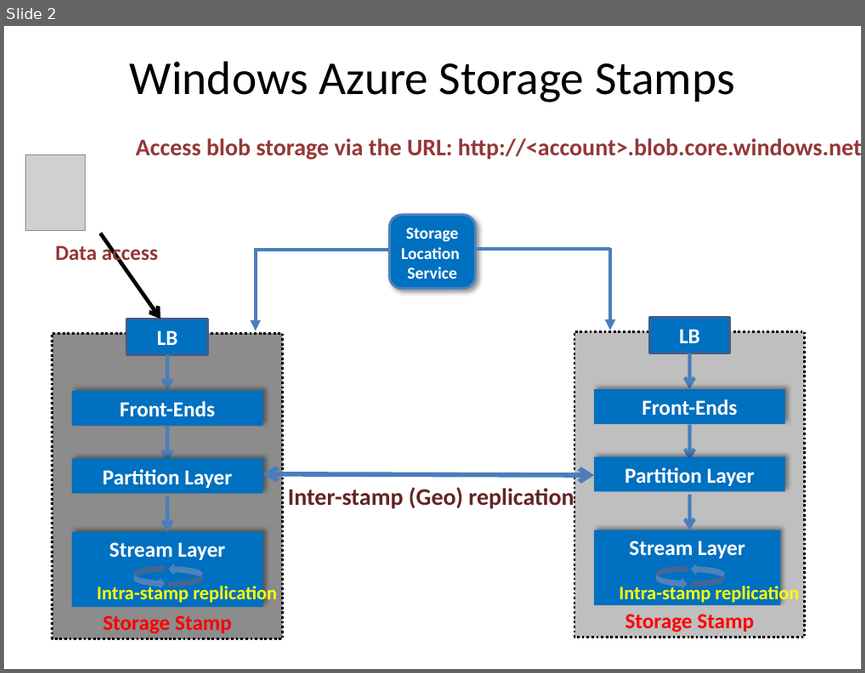
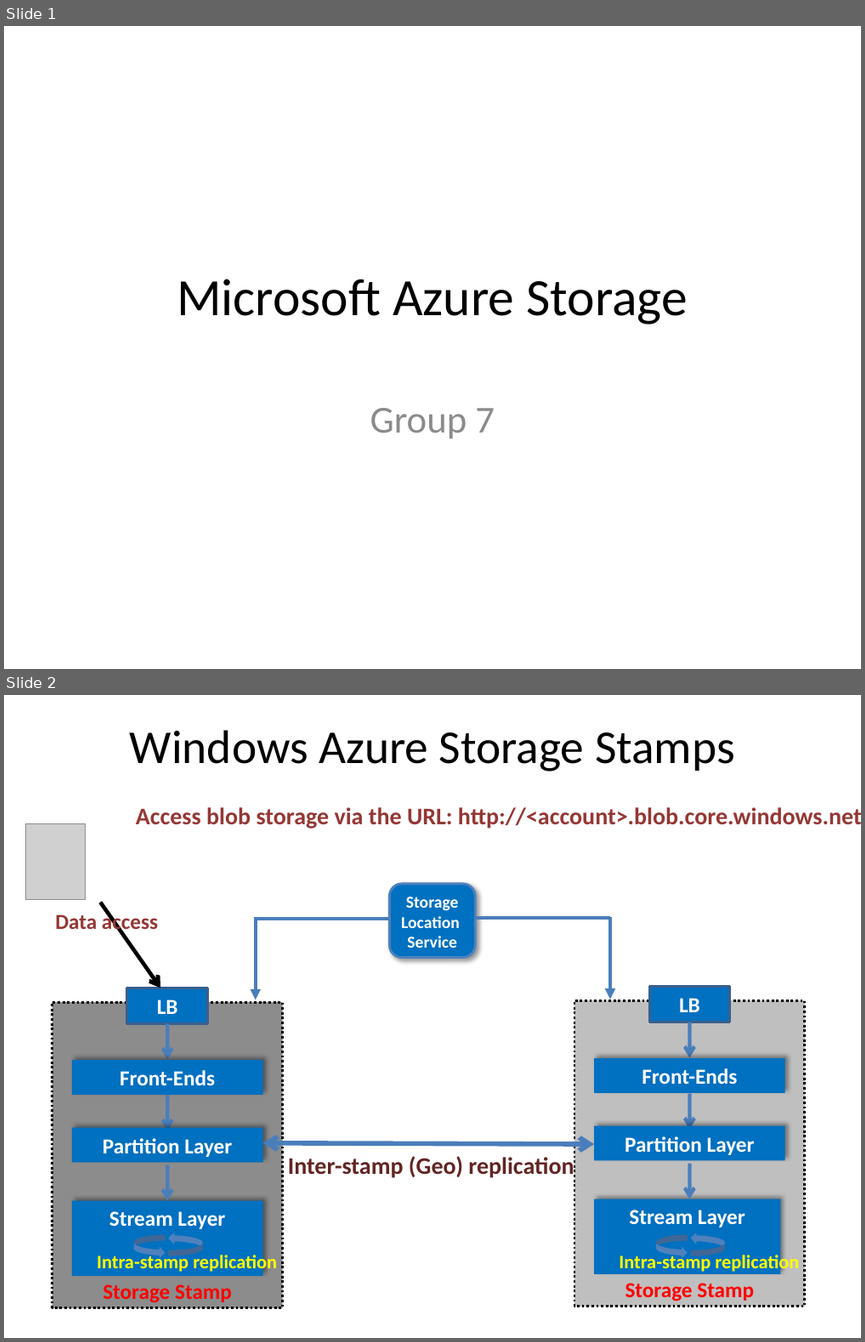
Before and after one commit to pnquanganh/distributed-storage-system, a slide deck: Paper Presentation/Partition layer.pptx. Shown one above the other, each under a label of ours: slide 2 before the commit, slides 1 and 2 after it. The pictures are 865x673 and 865x1342 pixels, drawn with LibreOffice and Linux fonts; fonts in the diff are those of the drawing; grey boxes stand for pictures. Boxes give left, top, right and bottom in pixels: in the first picture for what was removed or moved away, otherwise in the second. Text is boxed around its words. In the diff, an @@ line names an element or a change of style, - is before the commit and + after.

```diff
--- a/Paper Presentation/Partition layer.pptx
+++ b/Paper Presentation/Partition layer.pptx
@@ slide 1 added at (4, 26, 861, 669), background #FFFFFF @@
@@ title added at (177, 278, 687, 324), 44 pt, text #000000 @@
+Microsoft Azure Storage
@@ subtitle added at (370, 408, 494, 438), 32 pt, text #8C8C8C @@
+Group 7
```
Also in this commit, not shown: 2 slides changed, 1 slide removed, 1 other file.
